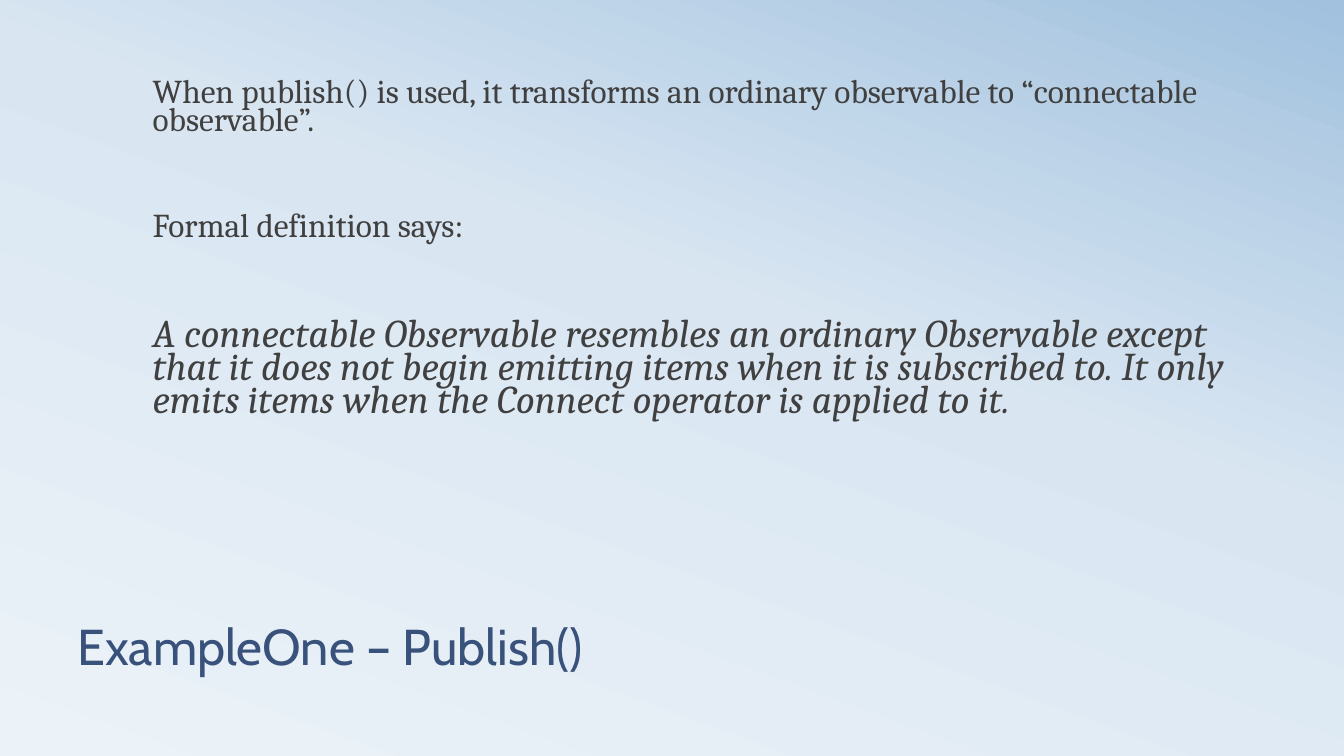
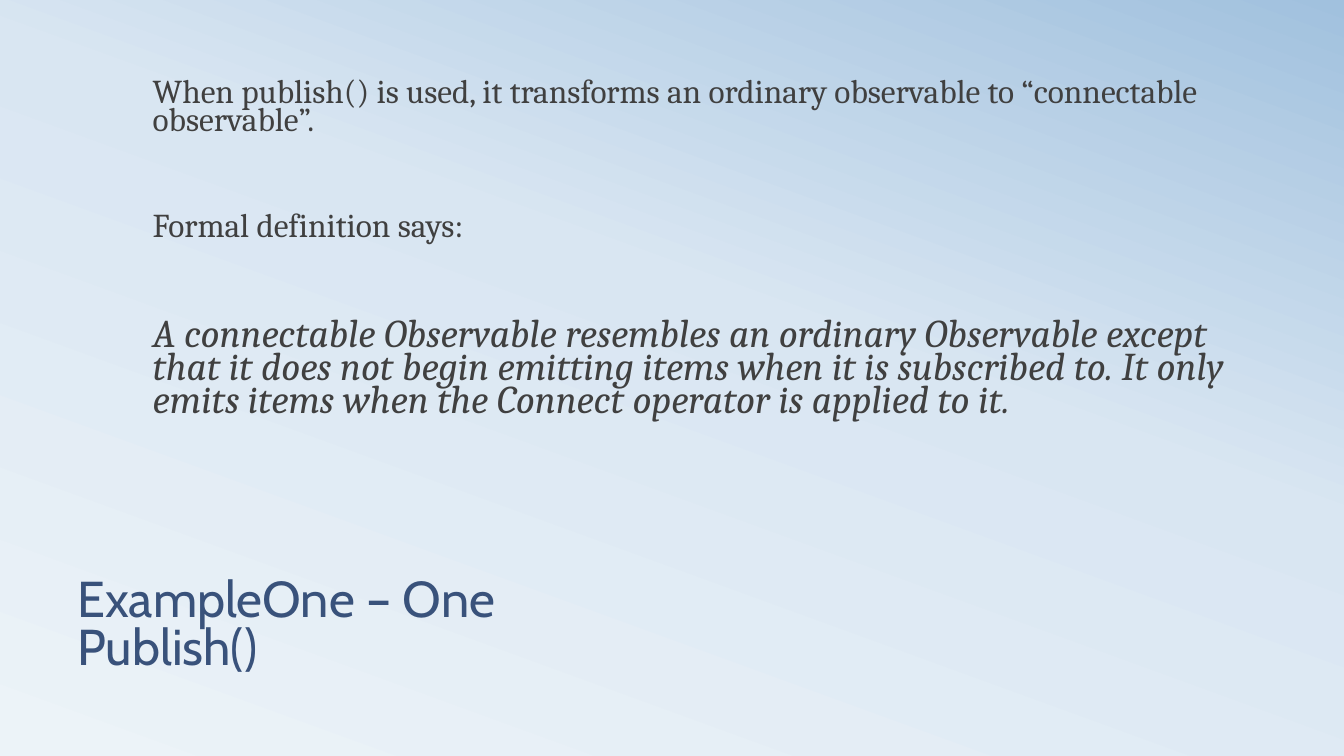
Before and after one commit to Kamajabu/RxSKM, a slide deck: slide 3 of Presentation.pptx. Drawn at 1344x756 pixels with LibreOffice and Linux fonts; fonts in the diff are those of the drawing. Boxes give left, top, right and bottom in pixels: in the first picture for what was removed or moved away, otherwise in the second. Text is boxed around its words. In the diff, an @@ line names an element or a change of style, - is before the commit and + after.

Commit message:
Updating examples and presentation

```diff
--- a/Presentation.pptx
+++ b/Presentation.pptx
@@ title at (x1=77, y1=579, x2=495, y2=672): text changed @@
-ExampleOne – Publish()
+ExampleOne – One
+Publish()
```
Also in this commit, not shown: 3 other slides changed, 6 slides added, 5 other files.
